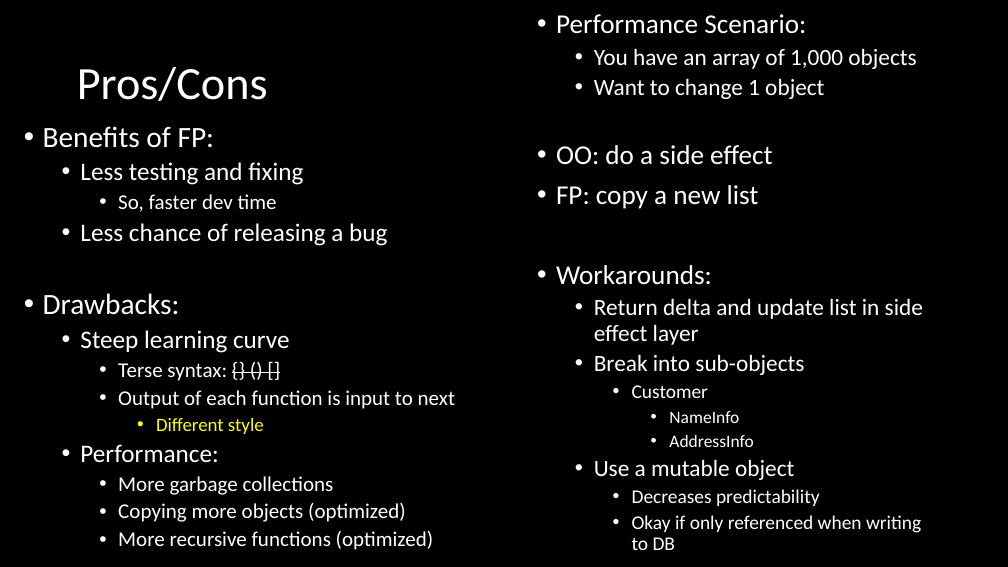
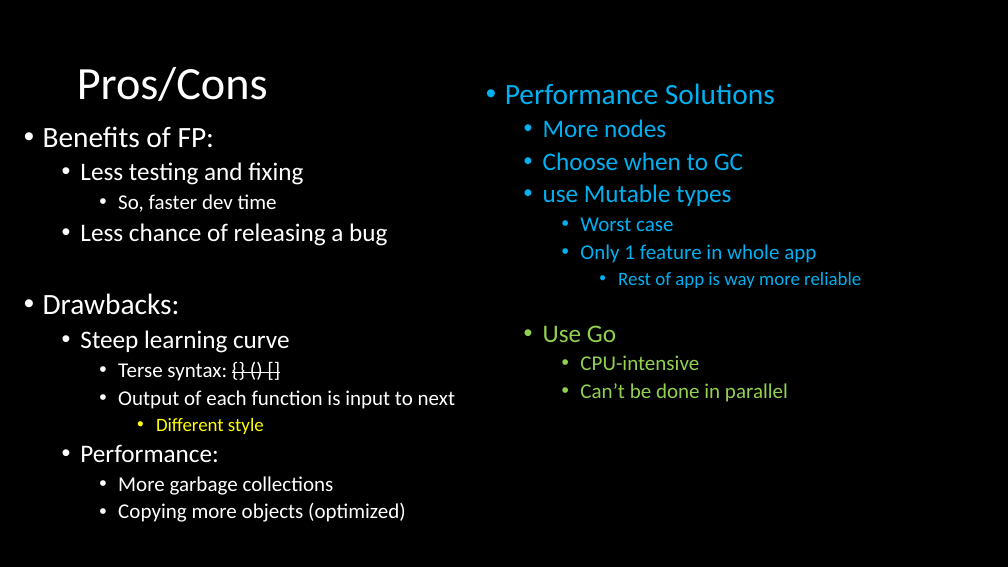
Before and after one commit to jaydpather/FSharpETLDemo, a slide deck: slide 6 of presentations/FSharpETLDemo.pptx (slide 8 before the commit). Drawn at 1008x567 pixels with LibreOffice and Linux fonts; fonts in the diff are those of the drawing. Boxes give left, top, right and bottom in pixels: in the first picture for what was removed or moved away, otherwise in the second. Text is boxed around its words. In the diff, an @@ line names an element or a change of style, - is before the commit and + after.

```diff
--- a/presentations/FSharpETLDemo.pptx
+++ b/presentations/FSharpETLDemo.pptx
@@ text removed at (x1=556, y1=14, x2=923, y2=550) @@
-• Performance Scenario:
-  • You have an array of 1,000 objects
-  • Want to change 1 object
-• OO: do a side effect
-• FP: copy a new list
-• Workarounds:
-  • Return delta and update list in side effect layer
-  • Break into sub-objects
-    • Customer
-      • NameInfo
-      • AddressInfo
-  • Use a mutable object
-    • Decreases predictability
-    • Okay if only referenced when writing to DB
@@ text added at (x1=505, y1=83, x2=861, y2=402), 20 pt, text #00B0F0 @@
+• Performance Solutions
+  • More nodes
+  • Choose when to GC
+  • use Mutable types
+    • Worst case
+    • Only 1 feature in whole app
+      • Rest of app is way more reliable
+  • Use Go
+    • CPU-intensive
+    • Can’t be done in parallel
@@ text at (x1=118, y1=531, x2=433, y2=550): paragraph removed @@
-    • More recursive functions (optimized)
```
Also in this commit, not shown: 4 other slides changed, 3 slides added, 3 slides removed, 5 other files.
